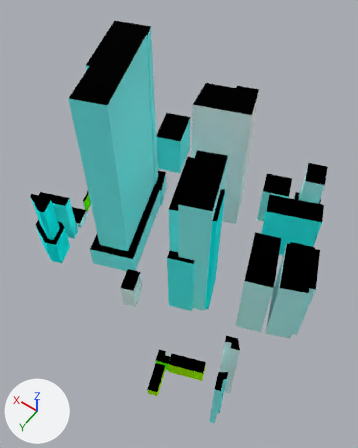
The glTF model web/public/assets/cities/seoul/tiles/-1_-1.far.glb as it was, and as the next commit left it.
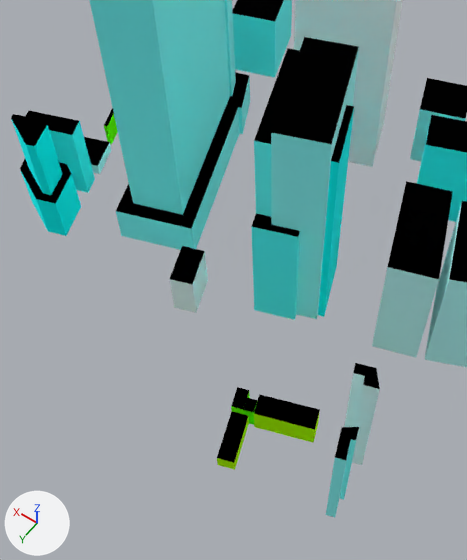
Each version is shown whole from a 50 mm lens placed at (-299.1, 95.6, 422.3), pointed at (-142.5, -123.6, 77.9), then close up on the part from 7% to 81% of the width and 29% to 100% of the height. Lighting does not change. The marker at lower left points along +X, +Y and +Z. The older version's two pictures come first. Where no turn or scale is listed for an object, it has been applied to the vertices. Vertices at exactly the same position are counted once.

Script lines for the objects in view, before the commit:
```python
me_1__1_far = bpy.data.meshes.new('-1_-1_far')
me_1__1_far.from_pydata(...)  # 268 vertices, 370 faces; spans x -142.0..142.0, y -135.0..135.0, z -105.0..105.0
# faces by material slot: [268, 102]
me_1__1_far.materials.append(mat_facade)
me_1__1_far.materials.append(mat_roof)
ob_1__1_far = bpy.data.objects.new('-1_-1_far', me_1__1_far)
ob_1__1_far.location = (-127.3, -144.4, 94.4)
```
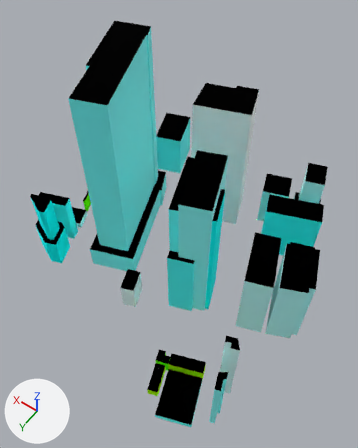
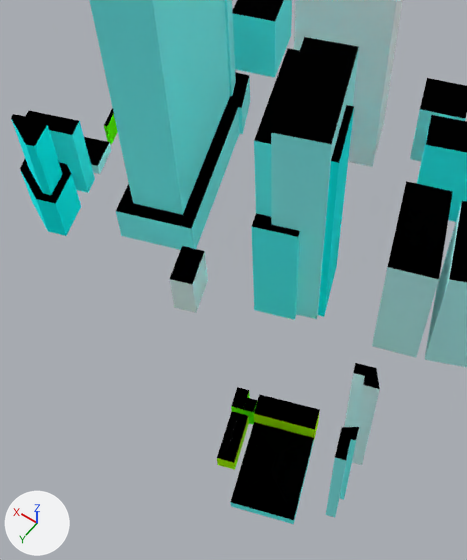
Where the newer file only moved an object's origin or applied its transform, the numbers keep the older frame.

What changed in the scene script:
```text
Change me_1__1_far:
    used by ob_1__1_far; location = (-127.3, -144.4, 94.4)
    remove me_1__1_far.from_pydata(...)  # 268 vertices, 370 faces; spans x -142.0..142.0, y -135.0..135.0, z -105.0..105.0
    add me_1__1_far.from_pydata(...)  # 283 vertices, 391 faces; spans x -142.0..142.0, y -135.0..146.0, z -105.0..105.0
    me_1__1_far part 1
    7 faces are deleted
    15 vertices are added at x -109.0..-61.0, y 97.0..146.0, z -102.0..-86.0
    13 new faces join them, mat_facade
    15 new faces join them, mat_roof
```

Location of each change, [x1, y1, x2, y2] in pixels of the close-ups (467 x 560 px):
'-1_-1_far', reshaped: before [11, 0, 467, 517]; after [11, 0, 467, 524]
part 1 of me_1__1_far, built on: before [217, 411, 320, 463]; after [217, 411, 320, 524]
